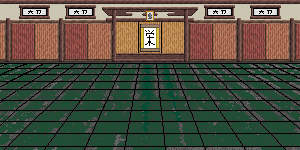
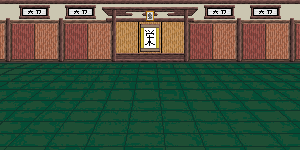
Comparing the layer stacks of the two 300x150 images. Changes:
painted on "background" over [0, 63, 300, 150]
